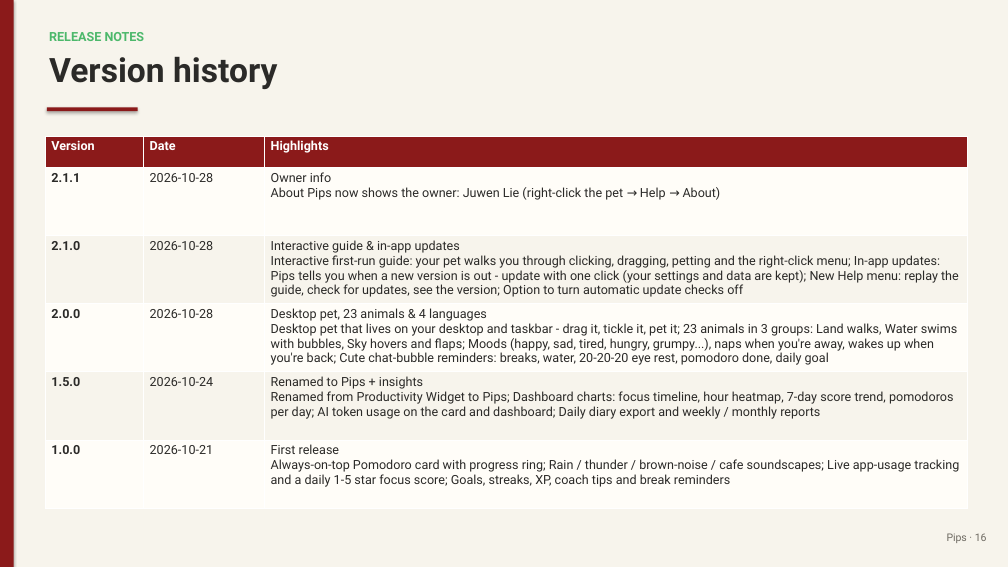
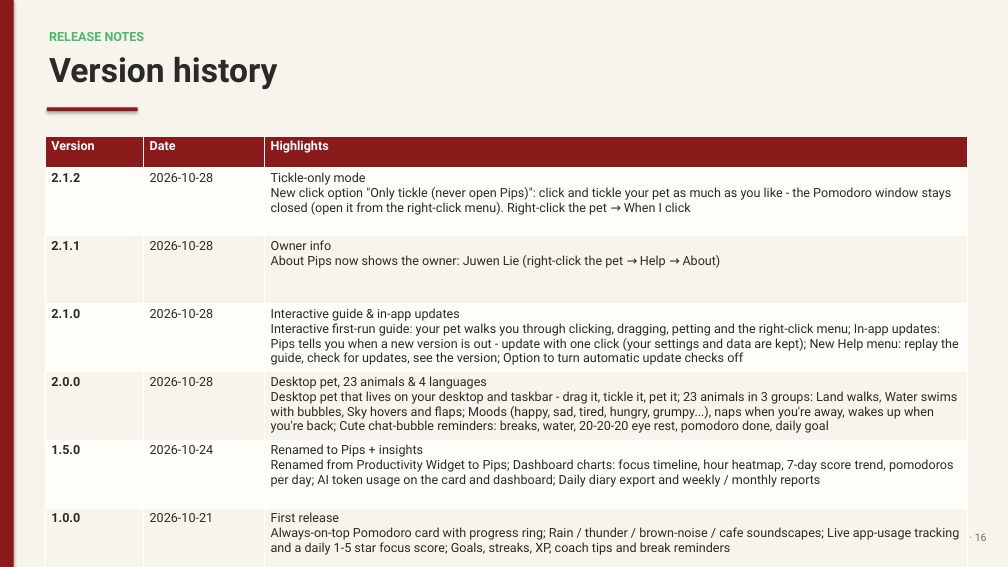
Before and after one commit to juw12/projects, a slide deck: slide 16 of apps/pips/web/download/Pips-Guide.pptx. Drawn at 1008x567 pixels with LibreOffice and Linux fonts; fonts in the diff are those of the drawing. Boxes give left, top, right and bottom in pixels: in the first picture for what was removed or moved away, otherwise in the second. Text is boxed around its words. In the diff, an @@ line names an element or a change of style, - is before the commit and + after.

Commit message:
pips 2.1.2: Tickle-only mode

```diff
--- a/apps/pips/web/download/Pips-Guide.pptx
+++ b/apps/pips/web/download/Pips-Guide.pptx
@@ table at [45,136,968,567] @@
+row 2: 2.1.2 | 2026-10-28 | Tickle-only mode / New click option "Only tickle (never open Pips)": click and tickle your pet as much as you like - the Pomodoro window stays closed (open it from the right-click menu). Right-click the pet → When I click
```
Also in this commit, not shown: 4 other slides changed, 8 other files.
